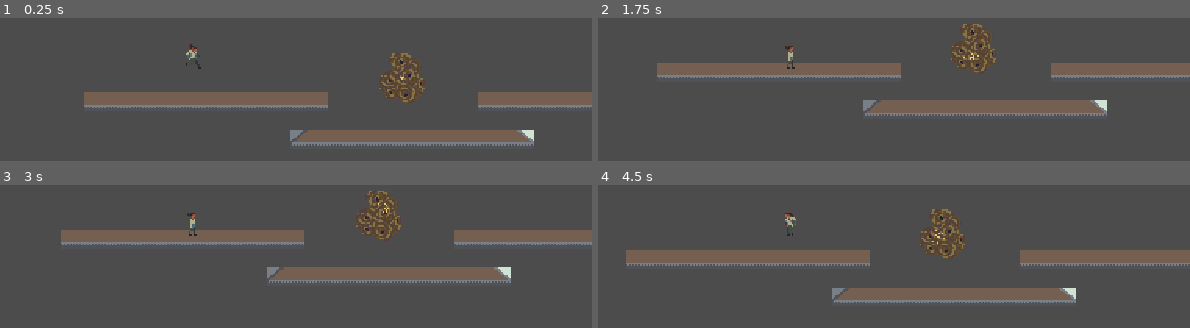
Above: before the commit, frames 1-4 (two rows, left to right).
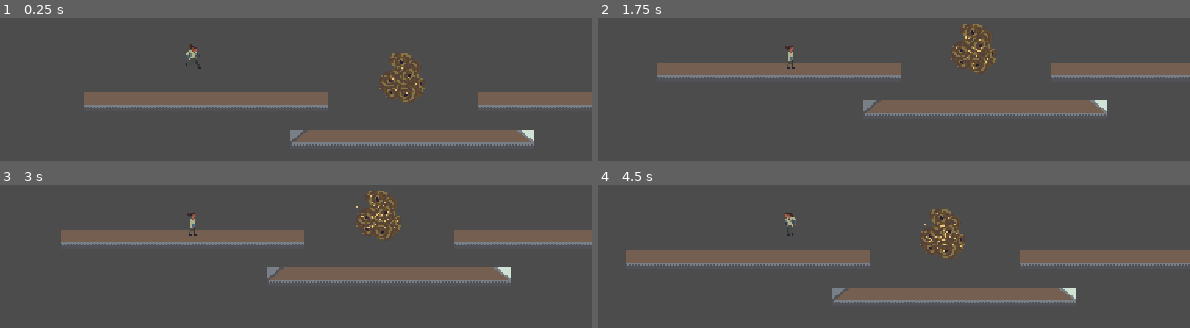
Above: after the commit, the same moments.

Repository: ObsidianBlk/Aboreal
Game: Godot game, scene res://World.tscn
The game is run twice, just before and just after one commit, with the same random seed, the same clock (stepped at 60 frames per second) and the same inputs.
Inputs:
- Up to frame 1 (0.25 s): no input
- Up to frame 2 (1.75 s): hold D (right) from 0.53 s (still down); tap Space (jump) at 0.6, 0.77, 1.07, 1.52, 1.55 s; tap Shift (mod_shift) at 1.35 s
- Up to frame 3 (3 s): tap Space (jump) at 1.82, 2.1 s; release D (right) at 2.03 s; hold Left (left) 2.03-2.78 s; hold D (right) from 2.78 s (still down); tap Shift (mod_shift) at 2.85 s
- Up to frame 4 (4.5 s): tap Space (jump) at 3.02, 3.05, 3.32, 3.6, 3.77, 4.07 s; release D (right) at 4.28 s; hold Left (left) from 4.28 s (still down); tap Shift (mod_shift) at 4.35 s

The runs differ from the first frame. In frame 1, less than 0.1% of the frame differs, in the area x 66-71%, y 34-54%; in frame 2, less than 0.1%; in frame 3, less than 0.1%; in frame 4, 0.1%, in the area x 55-62%, y 19-47%.

Commit message:
Adjusted the boid spawn rate. Looks a little more natural.

Diff:
--- a/Assets/Levels/TestLevel.tscn
+++ b/Assets/Levels/TestLevel.tscn
@@ -26,6 +26,7 @@
 
 [node name="HNest_Small" parent="." instance=ExtResource( 5 )]
 position = Vector2( 238.815, 62.6469 )
+small_bee_count = 30.0
 small_spawn_container_path = NodePath("../Bees")
 
 [node name="Bees" type="Node2D" parent="."]
--- a/Assets/Objects/Hornet_Nests/Boid.gd
+++ b/Assets/Objects/Hornet_Nests/Boid.gd
@@ -13,8 +13,8 @@
 # ----------------------------------------------------------------------------
 # Variables
 # ----------------------------------------------------------------------------
-var _speed = rand_range(2, 3)
-var _acceleration = 5.0
+var _speed = 1
+var _acceleration = 2.0
 var _velocity : Vector2 = Vector2.ZERO
 var _direction : Vector2 = Vector2.ZERO
 
--- a/Assets/Objects/Hornet_Nests/HNest_Small.tscn
+++ b/Assets/Objects/Hornet_Nests/HNest_Small.tscn
@@ -16,17 +16,41 @@
 [node name="Spawn1" type="Position2D" parent="SSpawner"]
 position = Vector2( 0, -10 )
 
+[node name="Timer" type="Timer" parent="SSpawner/Spawn1"]
+wait_time = 0.6
+one_shot = true
+
 [node name="Spawn2" type="Position2D" parent="SSpawner"]
 position = Vector2( 5, -2 )
+
+[node name="Timer" type="Timer" parent="SSpawner/Spawn2"]
+wait_time = 0.6
+one_shot = true
 
 [node name="Spawn3" type="Position2D" parent="SSpawner"]
 position = Vector2( 12.4867, 3.49329 )
 
+[node name="Timer" type="Timer" parent="SSpawner/Spawn3"]
+wait_time = 0.6
+one_shot = true
+
 [node name="Spawn4" type="Position2D" parent="SSpawner"]
 position = Vector2( -7.35822, 1.56083 )
+
+[node name="Timer" type="Timer" parent="SSpawner/Spawn4"]
+wait_time = 0.6
+one_shot = true
 
 [node name="Spawn5" type="Position2D" parent="SSpawner"]
 position = Vector2( -6.76361, 8.54742 )
 
+[node name="Timer" type="Timer" parent="SSpawner/Spawn5"]
+wait_time = 0.6
+one_shot = true
+
 [node name="Spawn6" type="Position2D" parent="SSpawner"]
 position = Vector2( 2.60139, 10.6285 )
+
+[node name="Timer" type="Timer" parent="SSpawner/Spawn6"]
+wait_time = 0.6
+one_shot = true
--- a/Assets/Objects/Hornet_Nests/Hornet_Nest.gd
+++ b/Assets/Objects/Hornet_Nests/Hornet_Nest.gd
@@ -41,6 +41,11 @@
 # ---------------------------------------------------------------------------
 func _ready() -> void:
 	set_small_spawn_container_path(small_spawn_container_path)
+	if small_spawner_node != null:
+		for child in small_spawner_node.get_children():
+			var timer = child.get_node_or_null("Timer")
+			if timer != null:
+				timer.connect("timeout", self, "_on_small_spawn_timeout", [child])
 
 func _process(delta : float) -> void:
 	# TODO: This is a sledge hammer. Make this look more natural!!
@@ -52,9 +57,9 @@
 # ---------------------------------------------------------------------------
 func _GetRandSmallSpawnPosition() -> Node2D:
 	if small_spawner_node != null:
-		var idx = floor(rand_range(0.0, get_child_count()))
-		var node = get_child(idx)
-		if node is Node2D:
+		var idx = floor(rand_range(0.0, small_spawner_node.get_child_count()))
+		var node = small_spawner_node.get_child(idx)
+		if node is Node2D and node.visible:
 			return node
 	return null
 
@@ -66,13 +71,21 @@
 	if _smalls_group != null and _smalls_spawned < small_bee_count:
 		var pos_node = _GetRandSmallSpawnPosition()
 		if pos_node != null:
-			var boid = BOID_INST.instance()
-			boid.position = pos_node.global_position
-			_small_spawn_container_node.add_child(boid)
-			_smalls_group.add_boid(boid)
-			_smalls_spawned += 1
+			var timer = pos_node.get_node_or_null("Timer")
+			if timer:
+				timer.start()
+				pos_node.visible = false
+				var boid = BOID_INST.instance()
+				boid.position = pos_node.global_position
+				_small_spawn_container_node.add_child(boid)
+				_smalls_group.add_boid(boid)
+				_smalls_spawned += 1
 	elif _smalls_spawned == 0:
 		_smalls_group = BOIDGROUP_INST.instance()
 		_smalls_group.position = self.global_position
 		_small_spawn_container_node.add_child(_smalls_group)
 		_SpawnSmalls()
+
+
+func _on_small_spawn_timeout(spawner : Node2D) -> void:
+	spawner.visible = true
--- a/Assets/Objects/Player/Player.tscn
+++ b/Assets/Objects/Player/Player.tscn
@@ -112,8 +112,7 @@
 "values": [ Vector2( 0, -5 ) ]
 }
 
-[sub_resource type="Animation" id=2]
-resource_name = "falling"
+[sub_resource type="Animation" id=4]
 length = 0.2
 loop = true
 tracks/0/type = "value"
@@ -165,8 +164,7 @@
 "values": [ Vector2( 0, -7.5 ) ]
 }
 
-[sub_resource type="Animation" id=3]
-resource_name = "float"
+[sub_resource type="Animation" id=5]
 length = 0.1
 loop = true
 tracks/0/type = "value"
@@ -218,8 +216,7 @@
 "values": [ Vector2( 0, -7.5 ) ]
 }
 
-[sub_resource type="Animation" id=4]
-resource_name = "idle"
+[sub_resource type="Animation" id=6]
 length = 0.1
 tracks/0/type = "value"
 tracks/0/path = NodePath("Sprite:frame")
@@ -270,8 +267,7 @@
 "values": [ Vector2( 0, -7.5 ) ]
 }
 
-[sub_resource type="Animation" id=5]
-resource_name = "idle_breath"
+[sub_resource type="Animation" id=7]
 length = 0.5
 tracks/0/type = "value"
 tracks/0/path = NodePath("Sprite:frame")
@@ -322,8 +318,7 @@
 "values": [ Vector2( 0, -7.5 ) ]
 }
 
-[sub_resource type="Animation" id=6]
-resource_name = "idle_look"
+[sub_resource type="Animation" id=8]
 length = 1.3
 tracks/0/type = "value"
 tracks/0/path = NodePath("Sprite:frame")
@@ -374,8 +369,7 @@
 "values": [ Vector2( 0, -7.5 ) ]
 }
 
-[sub_resource type="Animation" id=7]
-resource_name = "jump"
+[sub_resource type="Animation" id=9]
 length = 0.1
 tracks/0/type = "value"
 tracks/0/path = NodePath("Sprite:frame")
@@ -426,8 +420,7 @@
 "values": [ Vector2( 0, -7.5 ) ]
 }
 
-[sub_resource type="Animation" id=8]
-resource_name = "landing"
+[sub_resource type="Animation" id=10]
 length = 0.1
 tracks/0/type = "value"
 tracks/0/path = NodePath("Sprite:frame")
@@ -478,8 +471,7 @@
 "values": [ Vector2( 0, -7.5 ) ]
 }
 
-[sub_resource type="Animation" id=9]
-resource_name = "lifting"
+[sub_resource type="Animation" id=11]
 length = 0.2
 loop = true
 tracks/0/type = "value"
@@ -531,8 +523,7 @@
 "values": [ Vector2( 0, -7.5 ) ]
 }
 
-[sub_resource type="Animation" id=10]
-resource_name = "run"
+[sub_resource type="Animation" id=12]
 length = 0.8
 loop = true
 tracks/0/type = "value"
@@ -584,8 +575,7 @@
 "values": [ Vector2( 0, -7.5 ) ]
 }
 
-[sub_resource type="Animation" id=11]
-resource_name = "walk"
+[sub_resource type="Animation" id=13]
 length = 1.4
 loop = true
 tracks/0/type = "value"
@@ -654,15 +644,15 @@
 frame = 32
 
 [node name="Anim" type="AnimationPlayer" parent="."]
-anims/crawl = SubResource( 12 )
-anims/crouch = SubResource( 13 )
-anims/falling = SubResource( 2 )
-anims/float = SubResource( 3 )
-anims/idle = SubResource( 4 )
-anims/idle_breath = SubResource( 5 )
-anims/idle_look = SubResource( 6 )
-anims/jump = SubResource( 7 )
-anims/landing = SubResource( 8 )
-anims/lifting = SubResource( 9 )
-anims/run = SubResource( 10 )
-anims/walk = SubResource( 11 )
+anims/crawl = SubResource( 2 )
+anims/crouch = SubResource( 3 )
+anims/falling = SubResource( 4 )
+anims/float = SubResource( 5 )
+anims/idle = SubResource( 6 )
+anims/idle_breath = SubResource( 7 )
+anims/idle_look = SubResource( 8 )
+anims/jump = SubResource( 9 )
+anims/landing = SubResource( 10 )
+anims/lifting = SubResource( 11 )
+anims/run = SubResource( 12 )
+anims/walk = SubResource( 13 )
Not shown: 2 places in Assets/Objects/Player/Player.tscn that only renumber resources
